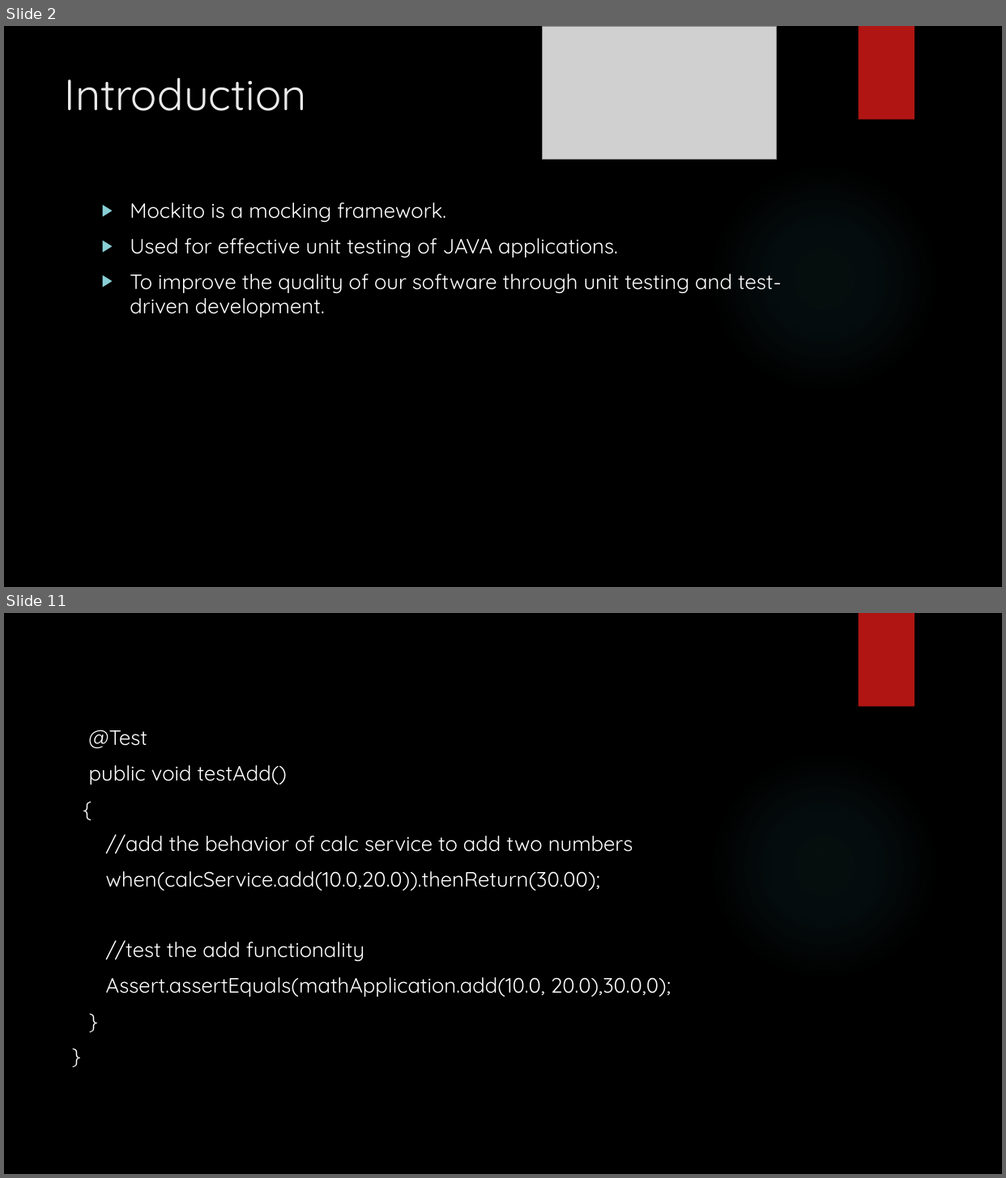
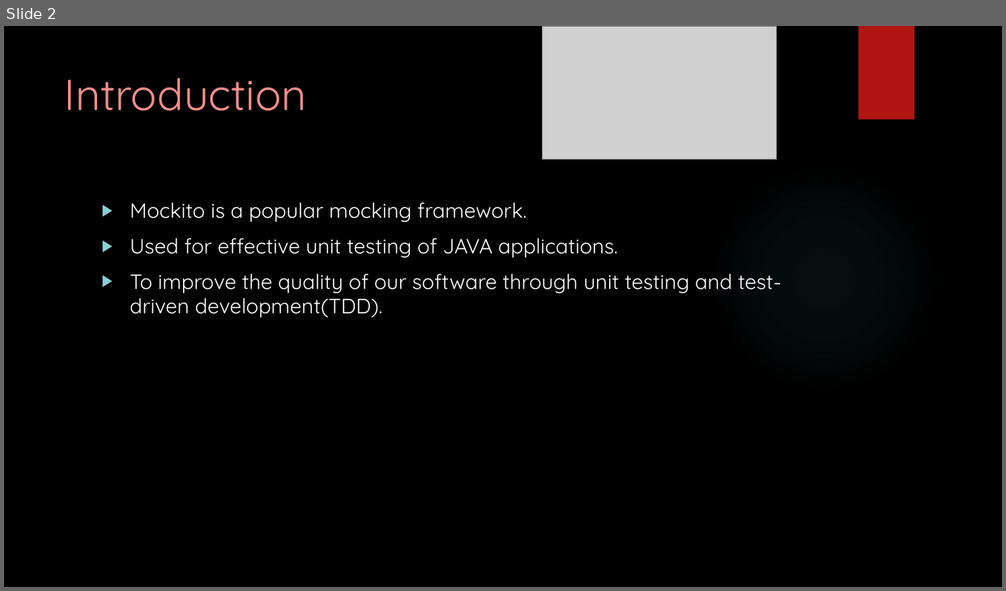
Before and after one commit to rasjaisw/training, a slide deck: assignments/Rashmi_jaiswal.pptx. Shown one above the other, each under a label of ours: slides 2 and 11 before the commit, slide 2 after it; the slides between them are not shown. The pictures are 1006x1178 and 1006x591 pixels, drawn with LibreOffice and Linux fonts; fonts in the diff are those of the drawing; grey boxes stand for pictures; background and template pictures are left out. Boxes give left, top, right and bottom in pixels: in the first picture for what was removed or moved away, otherwise in the second. Text is boxed around its words. In the diff, an @@ line names an element or a change of style, - is before the commit and + after.

Commit message:
rashmi mockito ppt

```diff
--- a/assignments/Rashmi_jaiswal.pptx
+++ b/assignments/Rashmi_jaiswal.pptx
@@ slide 11 removed at (4, 613, 1002, 1174), background picture (left out); not listed: 2 template elements that a slide beside it also shows @@
@@ text removed at (89, 730, 671, 997) @@
-@Test
-public void testAdd()
-{
-//add the behavior of calc service to add two numbers
-when(calcService.add(10.0,20.0)).thenReturn(30.00);
-//test the add functionality
-Assert.assertEquals(mathApplication.add(10.0, 20.0),30.0,0);
-}
-}
@@ slide 2 changed as well @@
@@ title "Introduction" at (65, 78, 307, 111): text colour #EBEBEB to #F38F8D @@
@@ text at (130, 203, 526, 222): text changed @@
-▶ Mockito is a mocking framework.
+▶ Mockito is a popular mocking framework.
@@ text at (130, 274, 782, 318): text changed @@
-▶ To improve the quality of our software through unit testing and test-driven development.
+▶ To improve the quality of our software through unit testing and test-driven development(TDD).
```
Also in this commit, not shown: 5 other slides changed, 9 slides added, 8 other slides removed.
